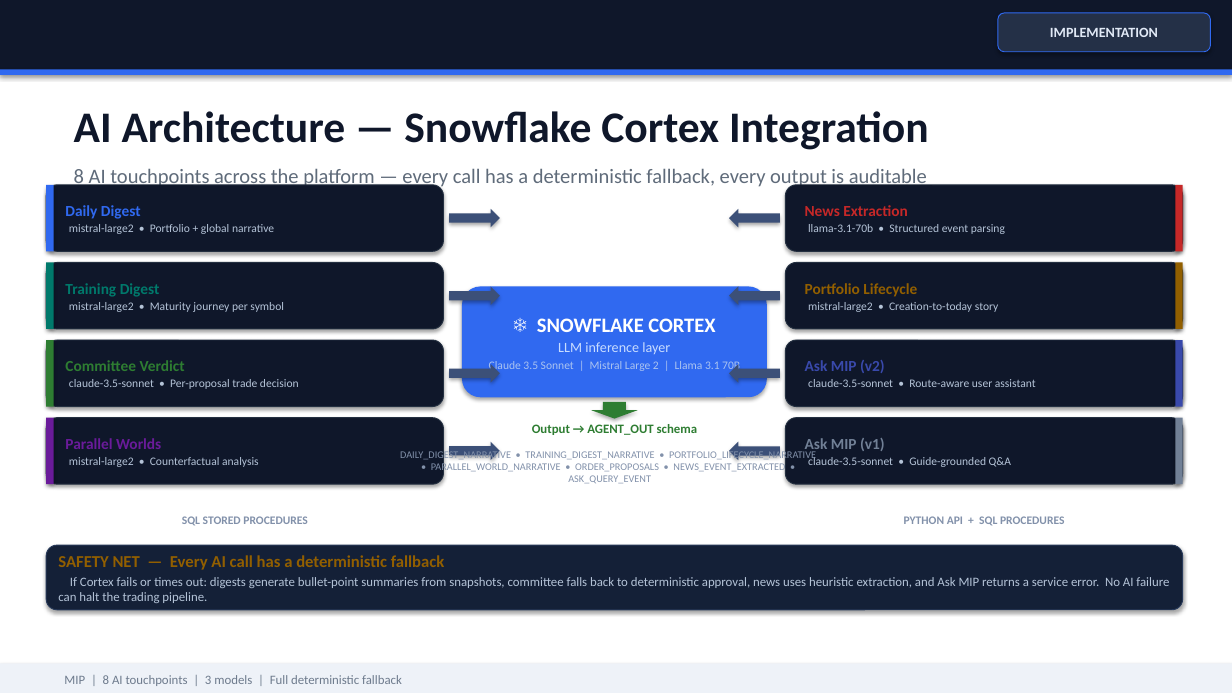
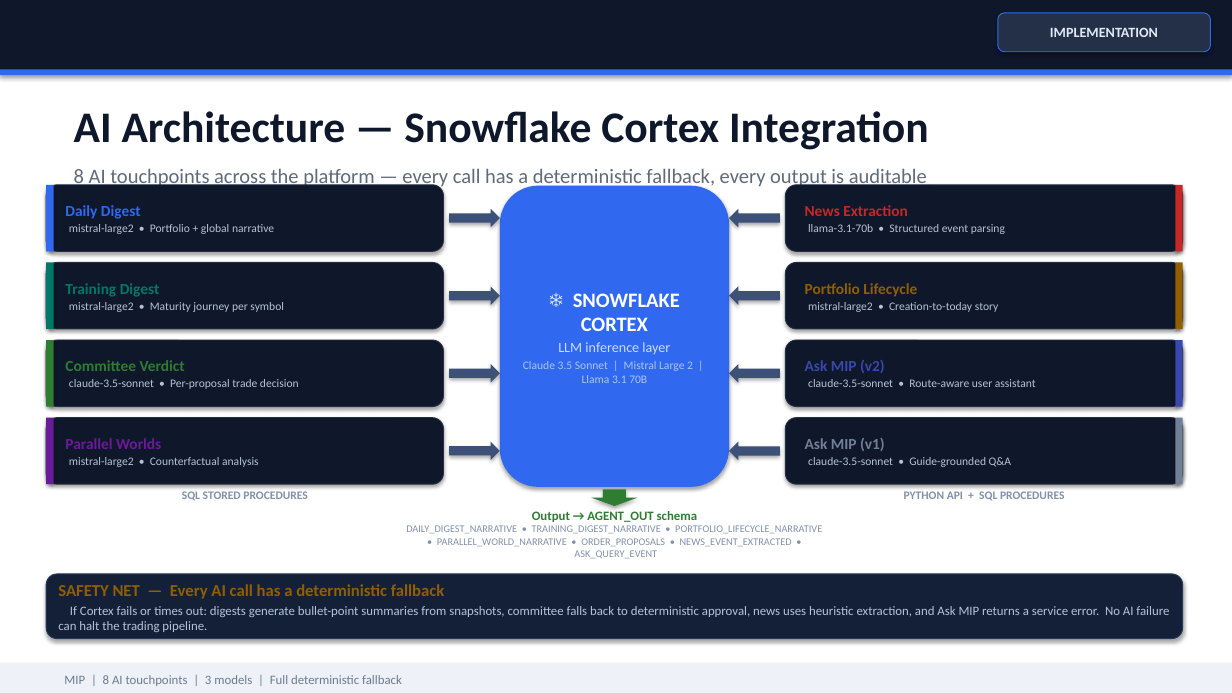
Before and after one commit to jebjergk/MIP, a slide deck: slide 21 of docs/MIP how does it work.pptx. Drawn at 1232x693 pixels with LibreOffice and Linux fonts; fonts in the diff are those of the drawing. Boxes give left, top, right and bottom in pixels: in the first picture for what was removed or moved away, otherwise in the second. Text is boxed around its words. In the diff, an @@ line names an element or a change of style, - is before the commit and + after.

```diff
--- a/docs/MIP how does it work.pptx
+++ b/docs/MIP how does it work.pptx
@@ rounded rectangle "❄️ SNOWFLAKE CORTEX" resized from (x1=462, y1=287, x2=767, y2=397) to (x1=500, y1=186, x2=729, y2=487) @@
@@ text "SQL STORED PROCEDURES" moved from (x1=182, y1=516, x2=307, y2=526) to (x1=182, y1=491, x2=307, y2=501) @@
@@ text "Output → AGENT_OUT schema" moved from (x1=532, y1=424, x2=698, y2=435) to (x1=532, y1=511, x2=698, y2=522) @@
@@ down arrow moved from (x1=592, y1=402, x2=638, y2=419) to (x1=592, y1=490, x2=638, y2=506) @@
@@ text "PYTHON API + SQL PROCEDURES" moved from (x1=904, y1=516, x2=1064, y2=526) to (x1=904, y1=491, x2=1064, y2=501) @@
@@ text "DAILY_DIGEST_NARRATIVE • TRAINING_DIGEST_NARRATIVE • PORTFOL ..." moved from (x1=400, y1=450, x2=816, y2=484) to (x1=406, y1=525, x2=822, y2=559) @@
@@ rounded rectangle "SAFETY NET — Every AI ..." moved from (x1=46, y1=545, x2=1183, y2=610) to (x1=46, y1=574, x2=1183, y2=639) @@
```
Also in this commit, not shown: 2 other slides changed, 3 slides removed, 4 other files.
